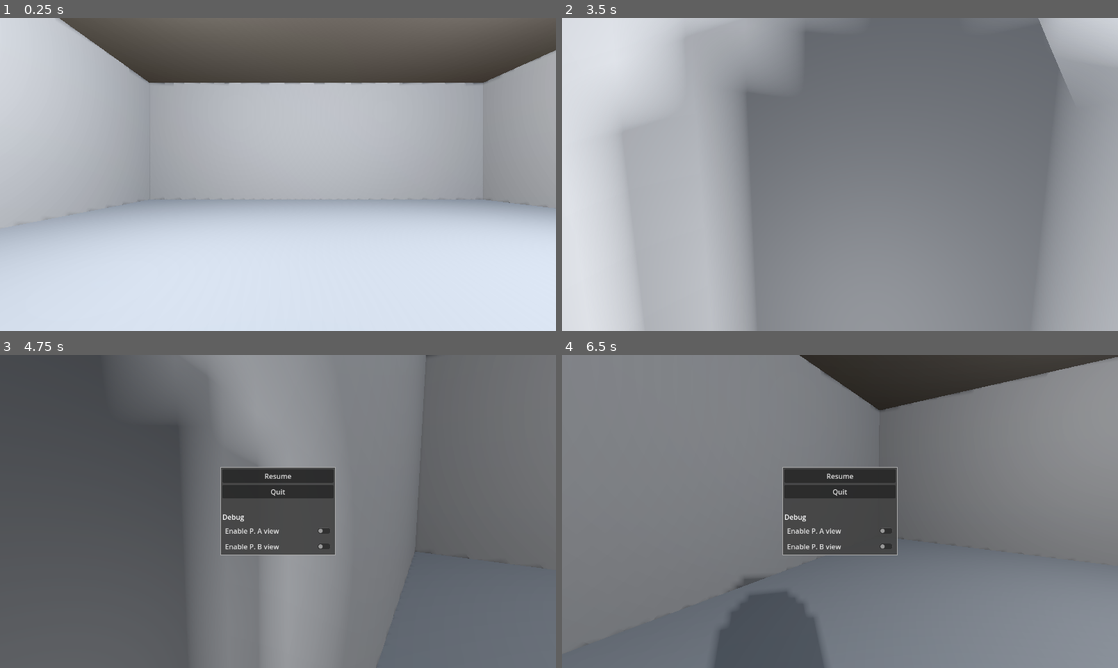
Above: before the commit, frames 1-4 (two rows, left to right).
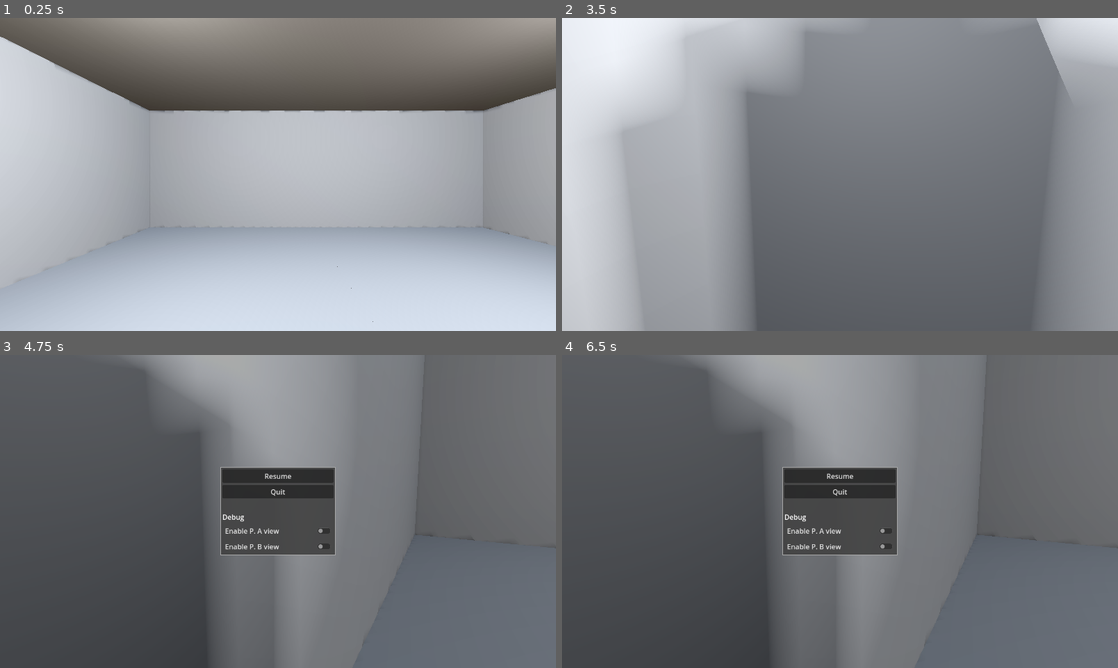
Above: after the commit, the same moments.

Repository: brenioks/portals
Game: Godot game, scene res://assets/levels/lvl1.tscn
Same seed, same stepped clock (60 frames per second), same inputs: the game is played once before the commit and once after it.
Inputs (mouse positions are in pixels of both pictures, inside the frame that each line leads up to):
- Up to frame 1 (0.25 s): no input
- Up to frame 2 (3.5 s): move the mouse to (867, 174) at 0.52 s; hold W (forward) from 0.53 s (still down); tap Space (jump) at 0.77, 1.52, 3.02 s; move the mouse to (812, 174) at 1.27 s; move the mouse to (851, 168) at 2.02 s; move the mouse to (834, 180) at 2.77 s
- Up to frame 3 (4.75 s): move the mouse to (316, 514) at 3.52 s; tap Space (jump) at 3.77, 4.52 s; tap Escape (escape) at 4.15 s; move the mouse to (111, 464) at 4.27 s; release W (forward) at 4.28 s; hold A (left) from 4.28 s (still down)
- Up to frame 4 (6.5 s): move the mouse to (867, 511) at 5.02 s; release A (left) at 5.03 s; hold S (backward) 5.03-5.78 s; move the mouse to (756, 433) at 5.77 s; hold D (right) from 5.78 s (still down); tap Space (jump) at 6.02 s

The runs differ from the first frame. In frame 1, 46% of the frame differs, in the area x 0-100%, y 0-100%; in frame 2, 35%; in frame 3, 12%; in frame 4, 67%.

Commit message:
GUI Code Reorganization
Made GUI code be were it should

Diff:
--- a/assets/levels/GUI.gd
+++ b/assets/levels/GUI.gd
@@ -25,7 +25,8 @@
 func _input(event):
 	if event.is_action_pressed("escape"):
 		DebugScreen.visible = Input.get_mouse_mode() * .5
-
+		get_tree().paused = Input.get_mouse_mode() * .5
+		Input.set_mouse_mode(int(!Input.get_mouse_mode()) * 2)
 
 func _on_resume_button_pressed():
 	Input.set_mouse_mode(Input.MOUSE_MODE_CAPTURED)
--- a/assets/levels/lvl1.tscn
+++ b/assets/levels/lvl1.tscn
@@ -25,9 +25,7 @@
 sdfgi_use_occlusion = true
 sdfgi_read_sky_light = false
 glow_enabled = true
-volumetric_fog_enabled = true
 volumetric_fog_density = 0.01
-adjustment_enabled = true
 
 [sub_resource type="StyleBoxFlat" id="StyleBoxFlat_seqlk"]
 content_margin_left = 5.0
@@ -90,16 +88,15 @@
 
 [node name="PortalA" parent="PORTALS" instance=ExtResource("2_c53dn")]
 unique_name_in_owner = true
-transform = Transform3D(1, 0, 0, 0, 1, 0, 0, 0, 1, -2, 2, -9.99)
+transform = Transform3D(-1, 0, 8.74228e-08, 0, 1, 0, -8.74228e-08, 0, -1, 0, 2, -7.99)
 
 [node name="PortalB" parent="PORTALS" instance=ExtResource("2_c53dn")]
 unique_name_in_owner = true
-transform = Transform3D(1, 0, 0, 0, 1, 0, 0, 0, 1, 2, 2, -9.99)
+transform = Transform3D(-1, 0, -2.51336e-07, 0, 1, 0, 2.51336e-07, 0, -1, 0, 2, -7.99)
 
 [node name="Player" parent="." instance=ExtResource("1_qsemo")]
 unique_name_in_owner = true
-process_mode = 3
-transform = Transform3D(-1, 0, -8.74228e-08, 0, 1, 0, 8.74228e-08, 0, -1, 2.29814, 4.00543e-05, -3.41256)
+transform = Transform3D(-1, 0, -8.74228e-08, 0, 1, 0, 8.74228e-08, 0, -1, 2.29814, 3.00004, -3.41256)
 
 [node name="OmniLight3D2" type="OmniLight3D" parent="Player"]
 transform = Transform3D(0.645218, 0, 0.763999, 0, 1, 0, -0.763999, 0, 0.645218, 0, 1, 0)
@@ -209,5 +206,3 @@
 [connection signal="pressed" from="GUI/DebugScreen/CenterContainer/Container/VBoxContainer/QuitButton" to="GUI" method="_on_quit_button_pressed"]
 [connection signal="toggled" from="GUI/DebugScreen/CenterContainer/Container/VBoxContainer/PAOnScreenCheck" to="GUI" method="_on_pa_on_screen_check_toggled"]
 [connection signal="toggled" from="GUI/DebugScreen/CenterContainer/Container/VBoxContainer/PBOnScreenCheck" to="GUI" method="_on_pb_on_screen_check_toggled"]
-
-[editable path="Player"]
--- a/assets/objects/player.tscn
+++ b/assets/objects/player.tscn
@@ -10,15 +10,14 @@
 script = ExtResource("1_phg3i")
 
 [node name="Mesh" type="MeshInstance3D" parent="."]
-transform = Transform3D(1, 0, 0, 0, 1, 0, 0, 0, 1, 0, 1, 0)
 mesh = SubResource("CapsuleMesh_1djil")
 skeleton = NodePath("")
 
 [node name="Collision" type="CollisionShape3D" parent="."]
-transform = Transform3D(1, 0, 0, 0, 1, 0, 0, 0, 1, 0, 1, 0)
 shape = SubResource("CapsuleShape3D_vhoho")
 
 [node name="Camera" type="Camera3D" parent="."]
-transform = Transform3D(1, 0, 0, 0, 1, 0, 0, 0, 1, 0, 1.5, 0)
+transform = Transform3D(1, 0, 0, 0, 1, 0, 0, 0, 1, 0, 0.5, 0)
 current = true
 fov = 70.0
+near = 0.001
--- a/assets/objects/portal.tscn
+++ b/assets/objects/portal.tscn
@@ -1,14 +1,18 @@
-[gd_scene load_steps=4 format=3 uid="uid://27gow0tlrm2d"]
+[gd_scene load_steps=5 format=3 uid="uid://27gow0tlrm2d"]
 
 [ext_resource type="Shader" path="res://assets/shaders/portal.gdshader" id="2_ivecv"]
 
 [sub_resource type="QuadMesh" id="QuadMesh_ksthq"]
+flip_faces = true
 size = Vector2(2, 4)
 
-[sub_resource type="ShaderMaterial" id="ShaderMaterial_aspyj"]
+[sub_resource type="ShaderMaterial" id="ShaderMaterial_yaqhn"]
 resource_local_to_scene = true
 render_priority = 0
 shader = ExtResource("2_ivecv")
+
+[sub_resource type="BoxShape3D" id="BoxShape3D_0y8jd"]
+size = Vector3(2, 4, 0.1)
 
 [node name="Portal" type="Node3D"]
 
@@ -31,3 +35,8 @@
 fov = 70.0
 
 [node name="CameraHolder" type="Marker3D" parent="."]
+
+[node name="Area3D" type="Area3D" parent="."]
+
+[node name="CollisionShape3D" type="CollisionShape3D" parent="Area3D"]
+shape = SubResource("BoxShape3D_0y8jd")
--- a/assets/scripts/player.gd
+++ b/assets/scripts/player.gd
@@ -15,14 +15,10 @@
 	Input.set_mouse_mode(Input.MOUSE_MODE_CAPTURED)
 
 func _input(event):
-	if event is InputEventMouseMotion && Input.get_mouse_mode() == Input.MOUSE_MODE_CAPTURED:
+	if event is InputEventMouseMotion:
 		rotate_y(	-event.relative.x * SENSITIVITY)
 		camera.rotate_x(-event.relative.y * SENSITIVITY)
 		camera.rotation_degrees.x = clamp(camera.rotation_degrees.x, -95, 95)
-
-	if event.is_action_pressed("escape"):
-		get_tree().paused = bool(Input.get_mouse_mode() / 2)
-		Input.set_mouse_mode(int(!Input.get_mouse_mode()) * 2)
 
 func _physics_process(delta):
 	# Add the gravity.
--- a/assets/scripts/portals.gd
+++ b/assets/scripts/portals.gd
@@ -12,6 +12,9 @@
 
 	PortalA.get_node("Mesh").get_active_material(0).set_shader_parameter("albedo", PortalAViewport.get_texture())
 	PortalB.get_node("Mesh").get_active_material(0).set_shader_parameter("albedo", PortalBViewport.get_texture())
+
+	PortalA.get_node("Area3D").body_entered.connect(_portal_body_entered.bind(PortalA))
+	PortalB.get_node("Area3D").body_entered.connect(_portal_body_entered.bind(PortalB))
 
 	#PortalA.get_node("SubViewport/Camera").position = Vector3.ZERO
 	#PortalB.get_node("SubViewport/Camera").position = Vector3.ZERO
@@ -35,14 +38,26 @@
 		PortalACamera.rotation = PortalB.rotation + Vector3(0, deg_to_rad(180), 0)
 		PortalBCamera.rotation = PortalA.rotation + Vector3(0, deg_to_rad(180), 0)
 	else:
-		var MainCamera = get_viewport().get_camera_3d()
+		var MainCamera = Player.get_node("Camera")
 
-		var PortalA_relativePosition = PortalB.get_node("Mesh").global_transform.inverse() * MainCamera.global_transform
+		var PortalA_relativePosition = PortalB.global_transform.inverse() * MainCamera.global_transform
 		PortalA_relativePosition = PortalA_relativePosition.rotated(Vector3.UP, PI)
 		PortalA.get_node("CameraHolder").transform = PortalA_relativePosition
 		PortalACamera.global_transform = PortalA.get_node("CameraHolder").global_transform
 
-		var PortalB_relativePosition = PortalA.get_node("Mesh").global_transform.inverse() * MainCamera.global_transform
+		var PortalB_relativePosition = PortalA.global_transform.inverse() * MainCamera.global_transform
 		PortalB_relativePosition = PortalB_relativePosition.rotated(Vector3.UP, PI)
 		PortalB.get_node("CameraHolder").transform = PortalB_relativePosition
 		PortalBCamera.global_transform = PortalB.get_node("CameraHolder").global_transform
+
+
+func _portal_body_entered(body, portal):
+	if !(body is PhysicsBody3D): return
+	var MainCamera = Player.get_node("Camera")
+	if portal == PortalA:
+		#var PortalA_relativePosition = Player.global_transform * PortalB.global_transform.affine_inverse()
+		body.position += PortalB.position - body.position
+		body.rotation += PortalB.rotation.rotated(Vector3.UP, PI)
+	if portal == PortalB:
+		body.position += PortalA.position - body.position
+		#body.rotation += PortalA.rotation.rotated(Vector3.UP, PI)
--- /dev/null
+++ b/assets/shaders/portal1.gdshader
@@ -0,0 +1,9 @@
+shader_type spatial;
+render_mode blend_mix, depth_draw_opaque, cull_back,diffuse_burley, specular_disabled, unshaded;
+
+uniform sampler2D albedo : hint_default_black, source_color;
+
+void fragment() {
+	vec3 portal_color = texture(albedo, SCREEN_UV).rgb;
+    ALBEDO = portal_color;
+}
Not shown: 1 places in assets/objects/portal.tscn that only renumber resources
Not shown, changed: sources_references.txt
